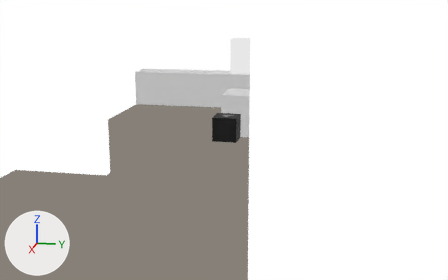
Two versions of the glTF model public/rooms.gltf, one commit apart.
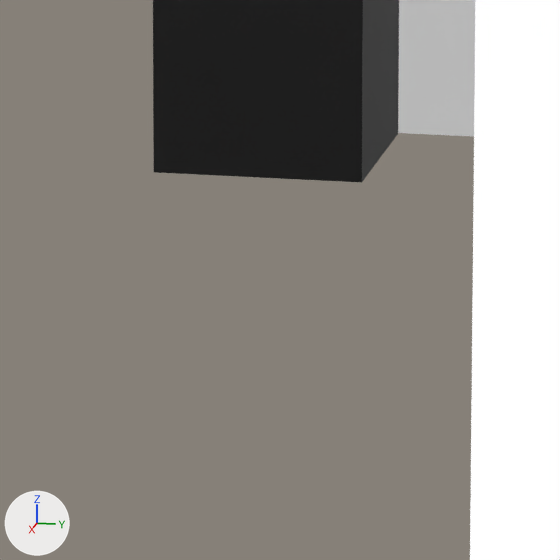
There are two pictures of each version: one from a 50 mm camera at (7.401, 1.212, 1.741) aimed at (1.163, -0.035, 0.181), one close up on the part from 43% to 58% of the width and 43% to 66% of the height. Every picture has the same lights, and +X, +Y and +Z are marked at lower left. Where no turn or scale is listed for an object, it has been applied to the vertices.

In view in the first close-up: 'central-table', 'default-bot', 'junction'.
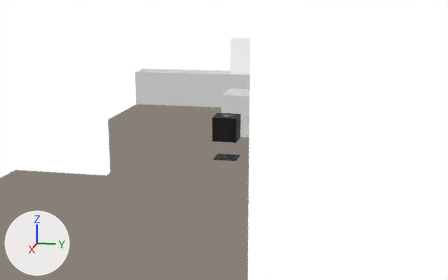
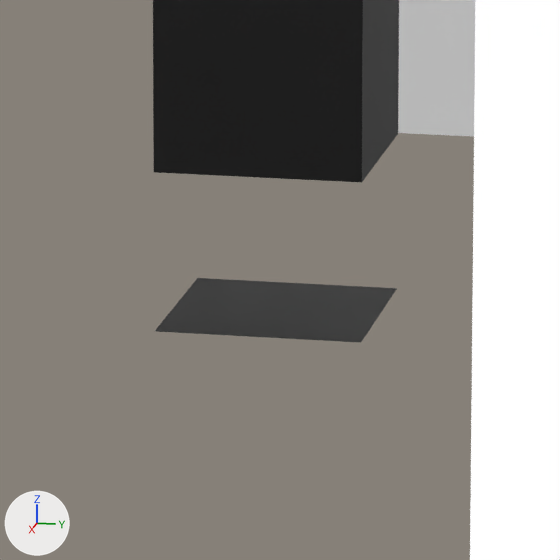
Commit message: actors have a shadow

Changed parts and their boxes (x1, y1, x2, y2) in the close-ups (560 x 560 px):
'shadow', added (black): after (155, 278, 397, 343)

What the commit changed:
Picture 'black-grey' (img_black_grey) is new.
Material 'red' (mat_red) is new.
Its texture is img_black_grey.
Mesh me_plane is new.
It has 4 vertices, 2 faces and spans x -0.125..0.125, y -0.125..0.125, z 0.0.
It uses material mat_red (picture img_black_grey).
Object 'shadow' (ob_shadow) is new; it shows me_plane.
Its location is (1.2, 0.0, 0.005).
